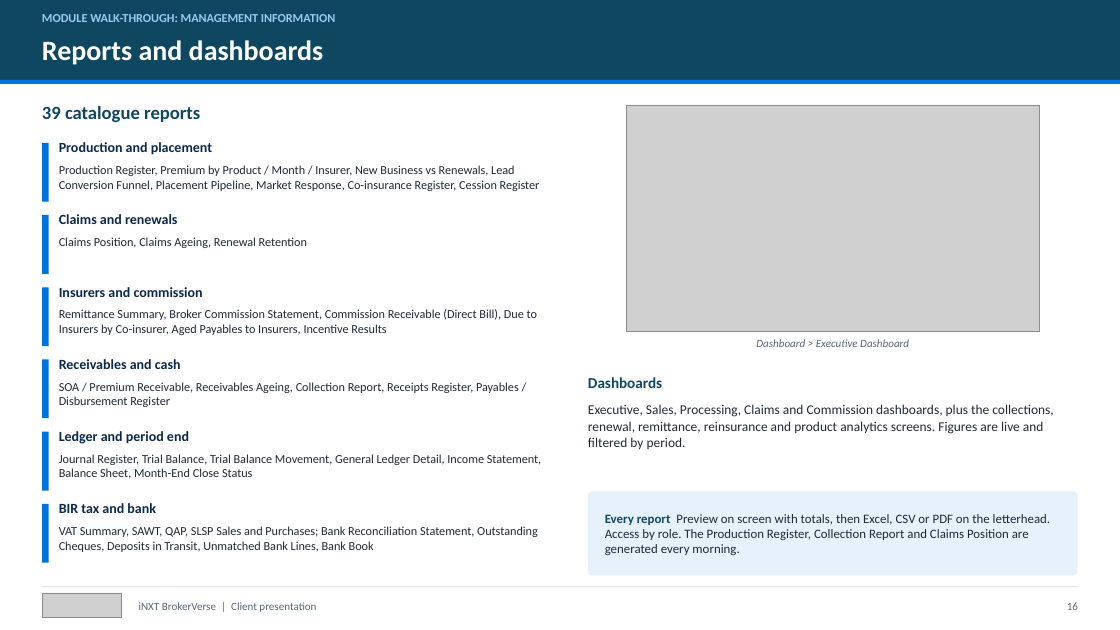
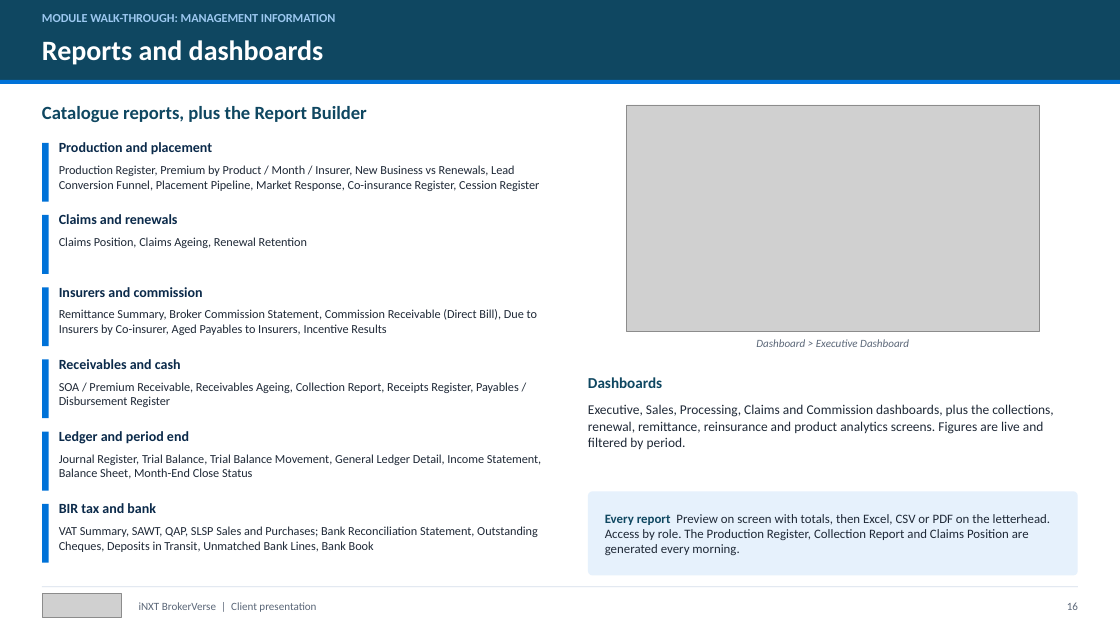
Before and after one commit to IortaTexhNXT-DEV/BDOI-OOTB, a slide deck: slide 16 of docs/package/01_Sales/iNXT_BrokerVerse_Client_Presentation.pptx. Drawn at 1120x630 pixels with LibreOffice and Linux fonts; fonts in the diff are those of the drawing; grey boxes stand for pictures. Boxes give left, top, right and bottom in pixels: in the first picture for what was removed or moved away, otherwise in the second. Text is boxed around its words. In the diff, an @@ line names an element or a change of style, - is before the commit and + after.

Commit message:
Sales, commercials and support documents for AML/CFT, IC registers, BIR and EOPT, integrations, dealer programmes, branding, My Work and the Report Builder; new optional price lines to confirm by management; builds of the brochures, deck and workbooks

```diff
--- a/docs/package/01_Sales/iNXT_BrokerVerse_Client_Presentation.pptx
+++ b/docs/package/01_Sales/iNXT_BrokerVerse_Client_Presentation.pptx
@@ text at (42, 106, 366, 122): text changed @@
-39 catalogue reports
+Catalogue reports, plus the Report Builder
```
Also in this commit, not shown: 14 other slides changed, 1 slide added, 48 other files.
